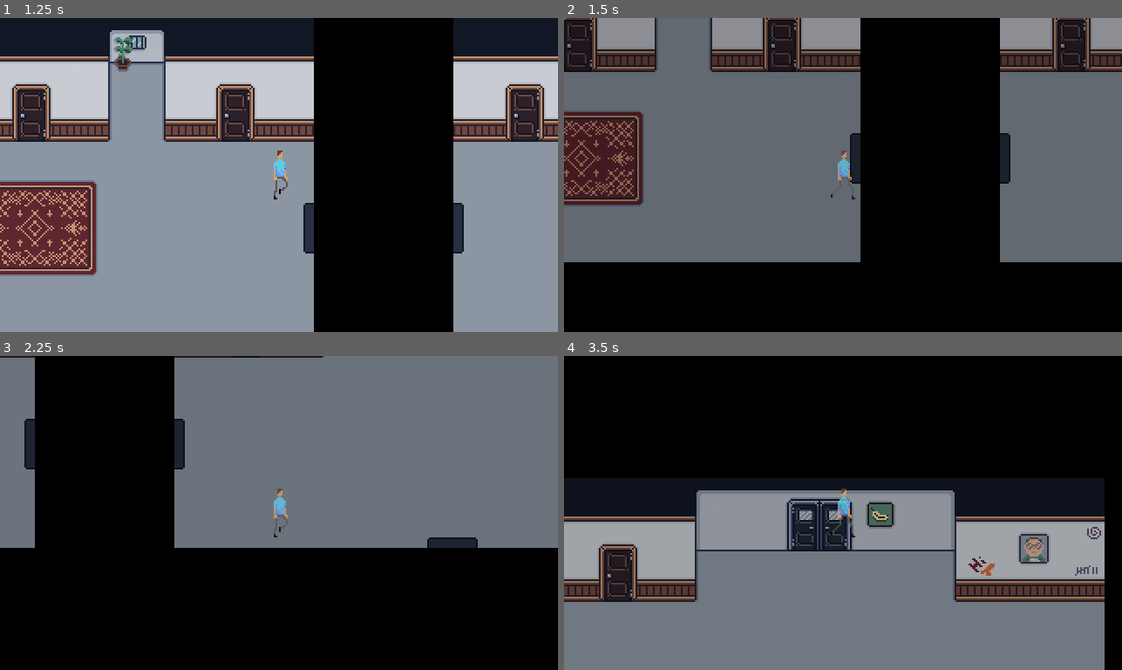
Above: before the commit, frames 1-4 (two rows, left to right).
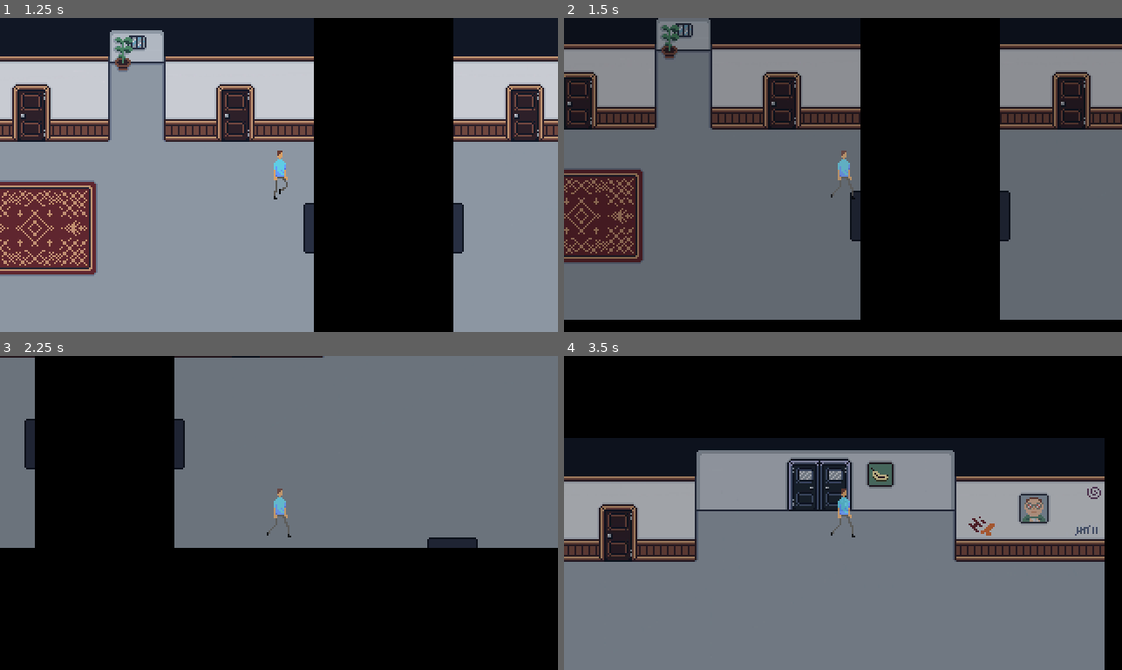
Above: after the commit, the same moments.

Repository: p2lK/Game_Jam
Game: Godot game, scene res://scenes/main.tscn
The game is run twice, just before and just after one commit, with the same random seed, the same clock (stepped at 60 frames per second) and the same inputs.
Inputs:
- Up to frame 1 (1.25 s): tap Enter at 0.5 s; hold D (right) from 0.53 s (still down)
- Up to frame 2 (1.5 s): release D (right) at 1.28 s; hold S (down) from 1.28 s (still down)
- Up to frame 3 (2.25 s): release S (down) at 2.03 s; hold D (right) from 2.03 s (still down)
- Up to frame 4 (3.5 s): release D (right) at 2.78 s; hold W (up) from 2.78 s (still down)

Frame 1 is identical in both runs. In frame 2, 42% of the frame differs, in the area x 0-100%, y 0-97%; in frame 3, less than 0.1%; in frame 4, 38%.

Commit message:
added player lock

Diff:
--- a/Scenes/main.tscn
+++ b/Scenes/main.tscn
@@ -1,12 +1,12 @@
 [gd_scene load_steps=20 format=3 uid="uid://m46lfebhisxf"]
 
-[ext_resource type="Texture2D" uid="uid://cqwi5lj6utbvl" path="res://Sprites/backgrounds/corridor1.png" id="1_8sc0c"]
+[ext_resource type="Texture2D" uid="uid://cqwi5lj6utbvl" path="res://sprites/backgrounds/corridor1.png" id="1_8sc0c"]
 [ext_resource type="Script" path="res://scenes/gameplay.gd" id="1_kjmec"]
 [ext_resource type="Script" path="res://scenes/player.gd" id="2_epvge"]
-[ext_resource type="Texture2D" uid="uid://8epa4fkwpnog" path="res://Sprites/backgrounds/corridor2.png" id="2_xkyol"]
-[ext_resource type="Texture2D" uid="uid://4ga8d8olagui" path="res://Sprites/characters/Midas_Lennox_walking.png" id="3_amvyg"]
-[ext_resource type="Texture2D" uid="uid://hg6rttwnmg83" path="res://Sprites/backgrounds/garden.png" id="4_a0tpe"]
-[ext_resource type="PackedScene" uid="uid://db7p8n0ts55xo" path="res://Scenes/teleporter.tscn" id="5_nhd1s"]
+[ext_resource type="Texture2D" uid="uid://8epa4fkwpnog" path="res://sprites/backgrounds/corridor2.png" id="2_xkyol"]
+[ext_resource type="Texture2D" uid="uid://4ga8d8olagui" path="res://sprites/characters/Midas_Lennox_walking.png" id="3_amvyg"]
+[ext_resource type="Texture2D" uid="uid://hg6rttwnmg83" path="res://sprites/backgrounds/garden.png" id="4_a0tpe"]
+[ext_resource type="PackedScene" uid="uid://db7p8n0ts55xo" path="res://scenes/teleporter.tscn" id="5_nhd1s"]
 
 [sub_resource type="RectangleShape2D" id="RectangleShape2D_vixo0"]
 size = Vector2(13, 16)
--- a/scenes/gameplay.gd
+++ b/scenes/gameplay.gd
@@ -31,6 +31,7 @@
 
 			if modulate[3] == 0:
 				player.position = player_target_pos
+				player.unlock()
 				set_new_alpha(1)
 				time = 0
 
@@ -42,6 +43,7 @@
 	modulate[3] = (1 - t) * last_alpha + t * goal_alpha
 
 func set_player_position(new_pos: Vector2):
+	player.lock()
 	player_target_pos = new_pos
 	time = 0
 	set_new_alpha(0)
--- a/scenes/main.tscn
+++ b/scenes/main.tscn
@@ -1,12 +1,12 @@
 [gd_scene load_steps=20 format=3 uid="uid://m46lfebhisxf"]
 
-[ext_resource type="Texture2D" uid="uid://cqwi5lj6utbvl" path="res://Sprites/backgrounds/corridor1.png" id="1_8sc0c"]
+[ext_resource type="Texture2D" uid="uid://cqwi5lj6utbvl" path="res://sprites/backgrounds/corridor1.png" id="1_8sc0c"]
 [ext_resource type="Script" path="res://scenes/gameplay.gd" id="1_kjmec"]
 [ext_resource type="Script" path="res://scenes/player.gd" id="2_epvge"]
-[ext_resource type="Texture2D" uid="uid://8epa4fkwpnog" path="res://Sprites/backgrounds/corridor2.png" id="2_xkyol"]
-[ext_resource type="Texture2D" uid="uid://4ga8d8olagui" path="res://Sprites/characters/Midas_Lennox_walking.png" id="3_amvyg"]
-[ext_resource type="Texture2D" uid="uid://hg6rttwnmg83" path="res://Sprites/backgrounds/garden.png" id="4_a0tpe"]
-[ext_resource type="PackedScene" uid="uid://db7p8n0ts55xo" path="res://Scenes/teleporter.tscn" id="5_nhd1s"]
+[ext_resource type="Texture2D" uid="uid://8epa4fkwpnog" path="res://sprites/backgrounds/corridor2.png" id="2_xkyol"]
+[ext_resource type="Texture2D" uid="uid://4ga8d8olagui" path="res://sprites/characters/Midas_Lennox_walking.png" id="3_amvyg"]
+[ext_resource type="Texture2D" uid="uid://hg6rttwnmg83" path="res://sprites/backgrounds/garden.png" id="4_a0tpe"]
+[ext_resource type="PackedScene" uid="uid://db7p8n0ts55xo" path="res://scenes/teleporter.tscn" id="5_nhd1s"]
 
 [sub_resource type="RectangleShape2D" id="RectangleShape2D_vixo0"]
 size = Vector2(13, 16)
--- a/scenes/player.gd
+++ b/scenes/player.gd
@@ -5,26 +5,34 @@
 
 @export var speed = 200.0
 
+var can_move = true
+
+func lock():
+	can_move = false
+	sprite.play('idle')
+
+func unlock():
+	can_move = true
+
 func _physics_process(delta):
-	# Get the input direction and handle the movement/deceleration.
-	# As good practice, you should replace UI actions with custom gameplay actions.
-	var dir = Vector2(0, 0)
+	if can_move:
+		var dir = Vector2(0, 0)
 
-	dir.x = Input.get_action_strength('right') - Input.get_action_strength('left')
-	dir.y = Input.get_action_strength('down') - Input.get_action_strength('up')
+		dir.x = Input.get_action_strength('right') - Input.get_action_strength('left')
+		dir.y = Input.get_action_strength('down') - Input.get_action_strength('up')
 
-	if dir.x < 0:
-		sprite.scale.x = -1
-	elif dir.x > 0:
-		sprite.scale.x = 1
+		if dir.x < 0:
+			sprite.scale.x = -1
+		elif dir.x > 0:
+			sprite.scale.x = 1
 
-	if dir == Vector2(0, 0):
-		sprite.play('idle')
-	else:
-		sprite.play('walk')
+		if dir == Vector2(0, 0):
+			sprite.play('idle')
+		else:
+			sprite.play('walk')
 
-	dir = dir.normalized()
+		dir = dir.normalized()
 
-	velocity = dir * speed
+		velocity = dir * speed
 
-	move_and_slide()
+		move_and_slide()
Not shown, changed: Sprites/backgrounds/Corridor3.jpg.import
Not shown, changed: sprites/backgrounds/corridor1.png.import
Not shown, changed: sprites/backgrounds/corridor2.png.import
Not shown, changed: sprites/backgrounds/garden.png.import
Not shown, changed: sprites/characters/Midas_Lennox_walking.png.import
Not shown, changed: sprites/characters/blond_hair.png.import
Not shown, changed: sprites/characters/blue_hair.png.import
Not shown, changed: sprites/characters/blue_hair_dead.png.import
Not shown, changed: sprites/characters/dark_red_hair.png.import
Not shown, changed: sprites/characters/orange_hair.png.import
Not shown, changed: sprites/characters/purple_hair.png.import
Not shown, changed: sprites/characters/red_hair.png.import
(and 11 more such lines)
